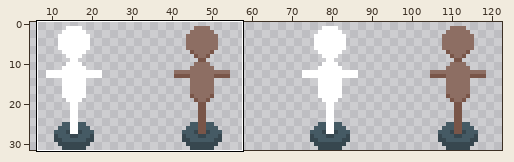
A sprite sheet gets an edit: TinyRPG/Assets/Art/Enemy/Dummy/DummyHit.png. The first picture is a wide view before the edit; the outline marks the close-up.
Close-up. The starting point:
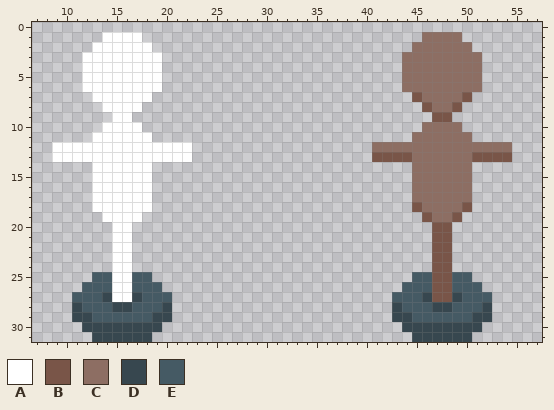
The file is 128x32 pixels. Shown: x 7..57, y 0..31. The wide view leaves out empty margins. The commit also changed other parts of the picture, which this record leaves out.
Palette (. is transparent): A #ffffff  B #795548  C #8d6e63  D #37474f  E #455a64
Pixels before, first column x 9:
 1 .....AAAA............................CCCC.....
 2 ....AAAAAA..........................CCCCCC....
 3 ...AAAAAAAA........................CCCCCCCC...
 4 ...AAAAAAAA........................CCCCCCCC...
 5 ...AAAAAAAA........................CCCCCCCC...
 6 ...AAAAAAAA........................CCCCCCCC...
 7 ....AAAAAA..........................BCCCCB....
 8 .....AAAA............................BCCB.....
 9 ......AA..............................BB......
10 .....AAAA............................CCCC.....
11 ....AAAAAA..........................CCCCCC....
12 AAAAAAAAAAAAAA..................CCCCCCCCCCCCCC
13 AAAAAAAAAAAAAA..................BBBBCCCCCCBBBB
14 ....AAAAAA..........................CCCCCC....
15 ....AAAAAA..........................CCCCCC....
16 ....AAAAAA..........................CCCCCC....
17 ....AAAAAA..........................CCCCCC....
18 ....AAAAAA..........................BCCCCB....
19 .....AAAA............................BCCB.....
20 ......AA..............................BB......
21 ......AA..............................BB......
22 ......AA..............................BB......
23 ......AA..............................BB......
24 ......AA..............................BB......
25 ....EEAAEE..........................EEBBEE....
26 ...EEEAAEEE........................EEEBBEEE...
27 ..EEEDAADEEE......................EEEDBBDEEE..
28 ..DEEEDDEEED......................DEEEDDEEED..
29 ..DDEEEEEEDD......................DDEEEEEEDD..
30 ...DDDDDDDD........................DDDDDDDD...
31 ....DDDDDD..........................DDDDDD....
After:
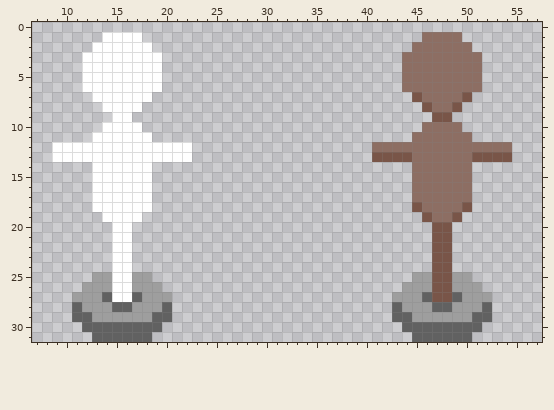
Change:
colour D: #37474f -> #616161
colour E: #455a64 -> #9e9e9e
